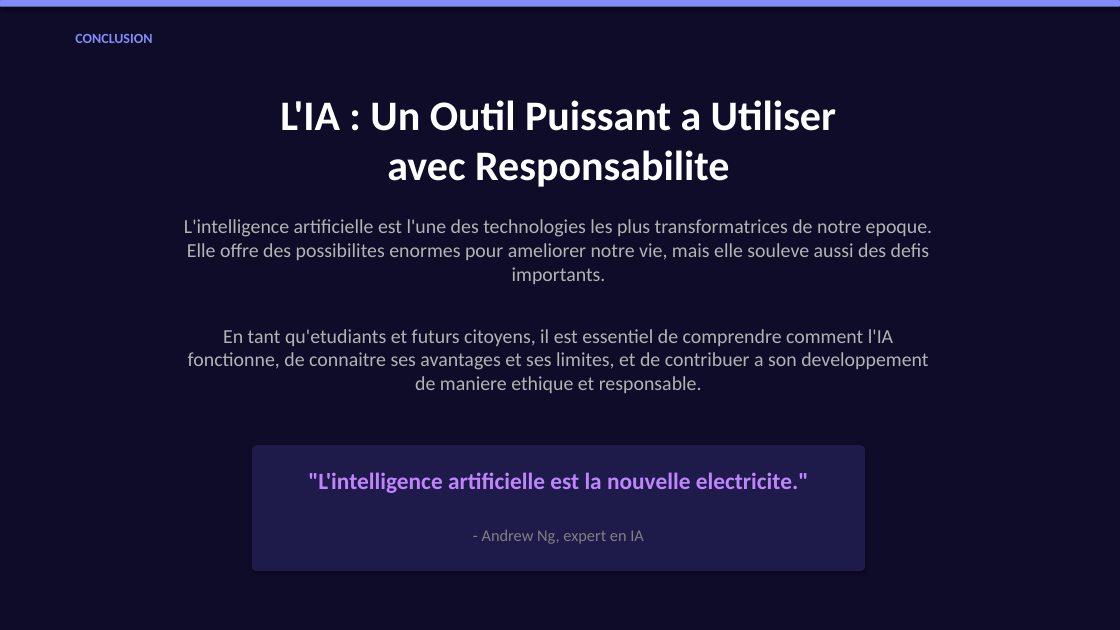
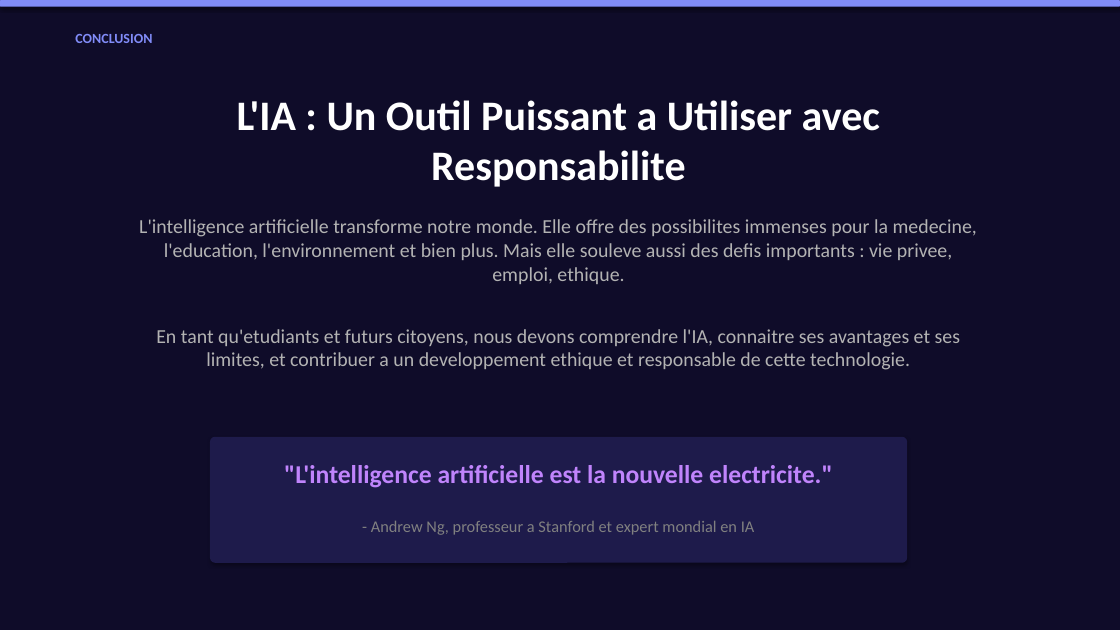
Before and after one commit to ayoubassouarinfo/AI-Project, a slide deck: slide 11 of AI_Presentation_Ayoub_Assouar.pptx. Drawn at 1120x630 pixels with LibreOffice and Linux fonts; fonts in the diff are those of the drawing. Boxes give left, top, right and bottom in pixels: in the first picture for what was removed or moved away, otherwise in the second. Text is boxed around its words. In the diff, an @@ line names an element or a change of style, - is before the commit and + after.

```diff
--- a/AI_Presentation_Ayoub_Assouar.pptx
+++ b/AI_Presentation_Ayoub_Assouar.pptx
@@ text "L'IA : Un Outil Puissant ..." rewrapped from bbox=[280, 100, 836, 187] to bbox=[237, 100, 880, 187] @@
@@ text at bbox=[139, 219, 977, 284]: text changed @@
-L'intelligence artificielle est l'une des technologies les plus transformatrices de notre epoque. Elle offre des possibilites enormes pour ameliorer notre vie, mais elle souleve aussi des defis importants.
+L'intelligence artificielle transforme notre monde. Elle offre des possibilites immenses pour la medecine, l'education, l'environnement et bien plus. Mais elle souleve aussi des defis importants : vie privee, emploi, ethique.
@@ text at bbox=[156, 329, 960, 370]: text changed @@
-En tant qu'etudiants et futurs citoyens, il est essentiel de comprendre comment l'IA fonctionne, de connaitre ses avantages et ses limites, et de contribuer a son developpement de maniere ethique et responsable.
+En tant qu'etudiants et futurs citoyens, nous devons comprendre l'IA, connaitre ses avantages et ses limites, et contribuer a un developpement ethique et responsable de cette technologie.
@@ rounded rectangle: place and size @@
-rounded rectangle at bbox=[252, 445, 865, 571]
+rounded rectangle at bbox=[210, 437, 907, 563]
@@ text ""L'intelligence artificielle est la nouvelle ...": place and size @@
-text ""L'intelligence artificielle est la nouvelle ..." at bbox=[308, 472, 809, 493]
+text ""L'intelligence artificielle est la nouvelle ..." at bbox=[284, 465, 833, 488]
@@ text ""L'intelligence artificielle est la nouvelle ..." at bbox=[284, 465, 833, 488]: size 20 to 22 pt @@
@@ text at bbox=[371, 521, 755, 535]: text changed @@
-- Andrew Ng, expert en IA
+- Andrew Ng, professeur a Stanford et expert mondial en IA
```
Also in this commit, not shown: 9 other slides changed, 1 slide added, 1 slide removed, 10 other files.
